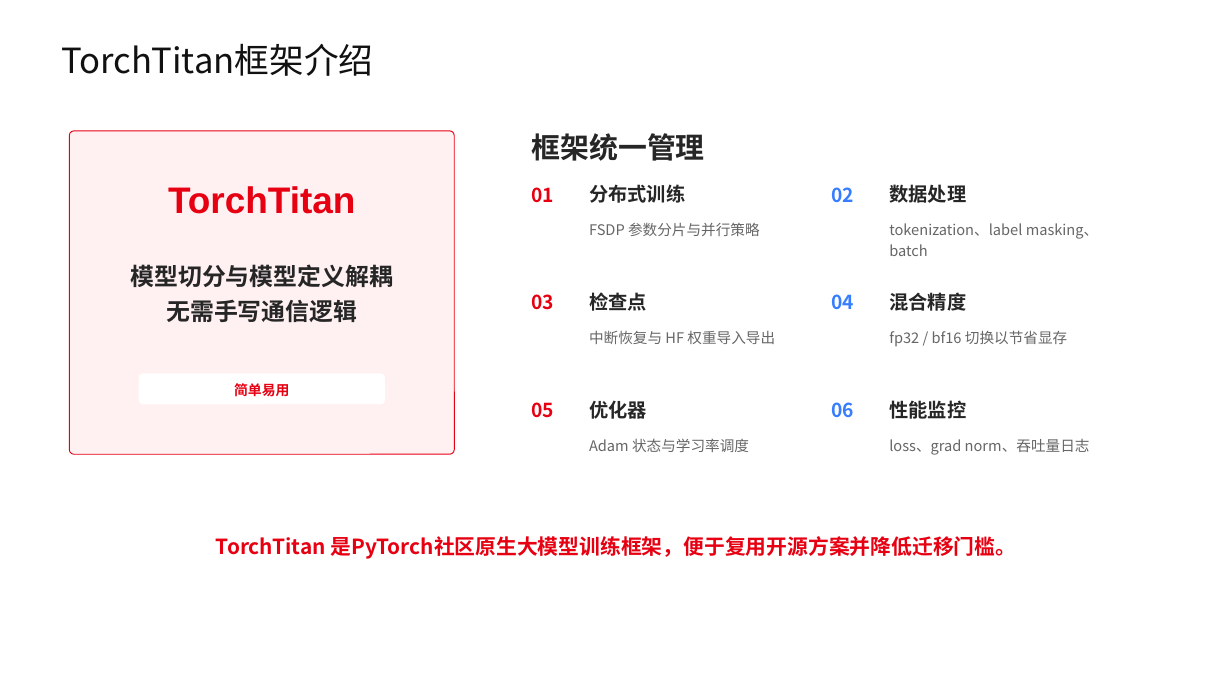
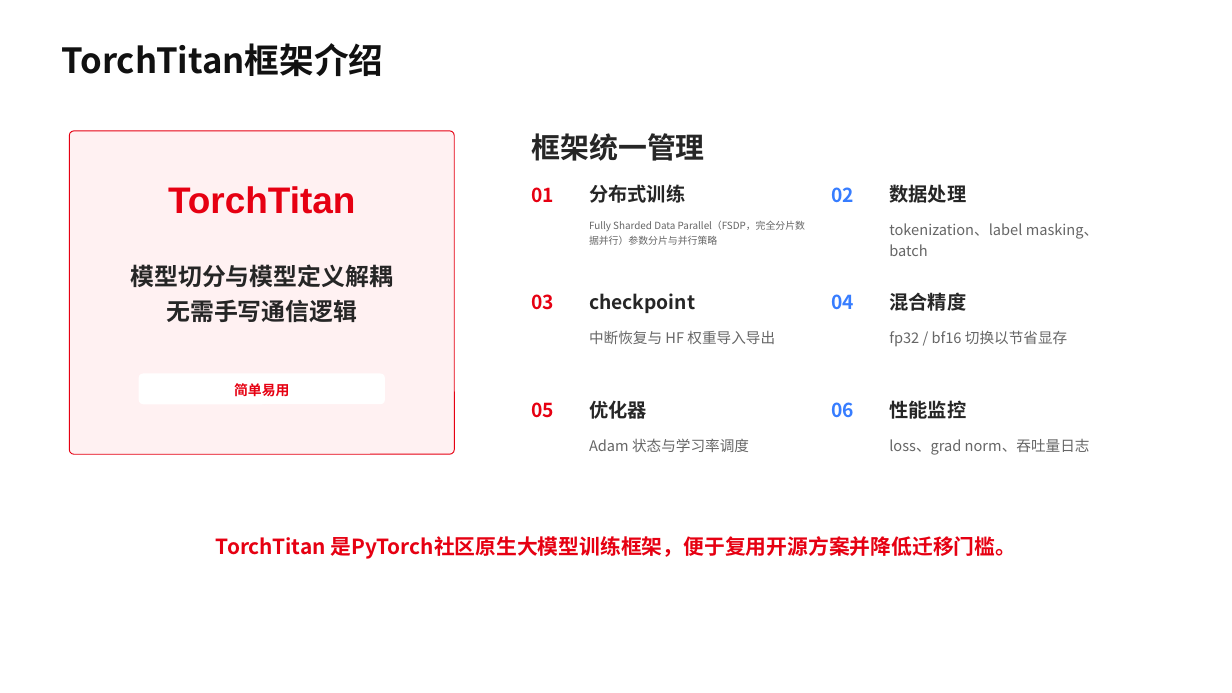
Before and after one commit to hicann/cann-learning-hub, a slide deck: slide 15 of tutorials/sft_training_pipeline/slides/01_sft_training_pipeline.pptx (slide 10 before the commit). Drawn at 1232x693 pixels with LibreOffice and Linux fonts; fonts in the diff are those of the drawing; background and template pictures are left out. Boxes give left, top, right and bottom in pixels: in the first picture for what was removed or moved away, otherwise in the second. Text is boxed around its words. In the diff, an @@ line names an element or a change of style, - is before the commit and + after.

```diff
--- a/tutorials/sft_training_pipeline/slides/01_sft_training_pipeline.pptx
+++ b/tutorials/sft_training_pipeline/slides/01_sft_training_pipeline.pptx
@@ text "TorchTitan框架介绍" at [62,43,384,76]: bold on @@
@@ text at [589,221,805,245]: text changed; size 11.4 to 7.8 pt @@
-FSDP 参数分片与并行策略
+Fully Sharded Data Parallel（FSDP，完全分片数据并行）参数分片与并行策略
@@ text at [589,293,695,313]: text changed @@
-检查点
+checkpoint
```
Also in this commit, not shown: 10 other slides changed, 21 slides added, 24 slides removed, 1 other file.
